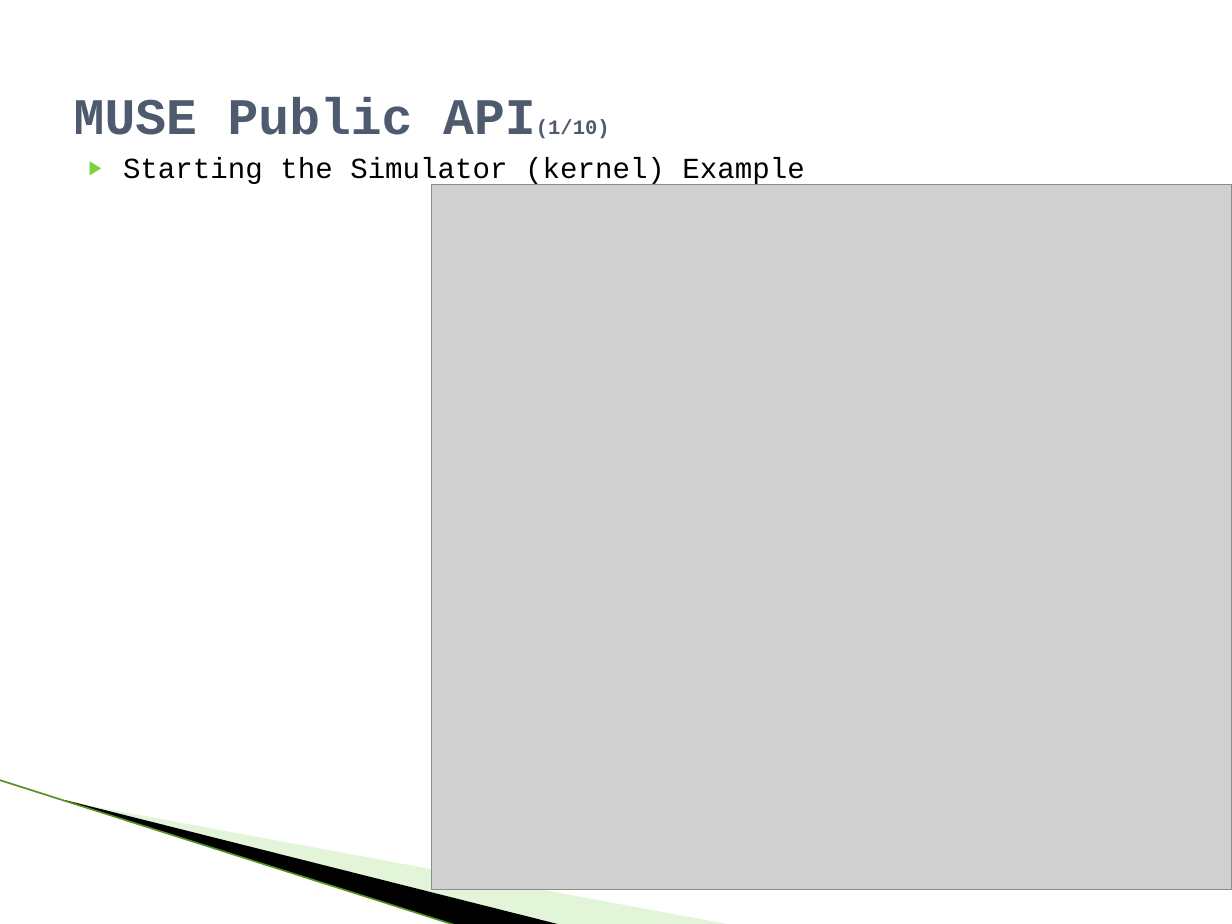
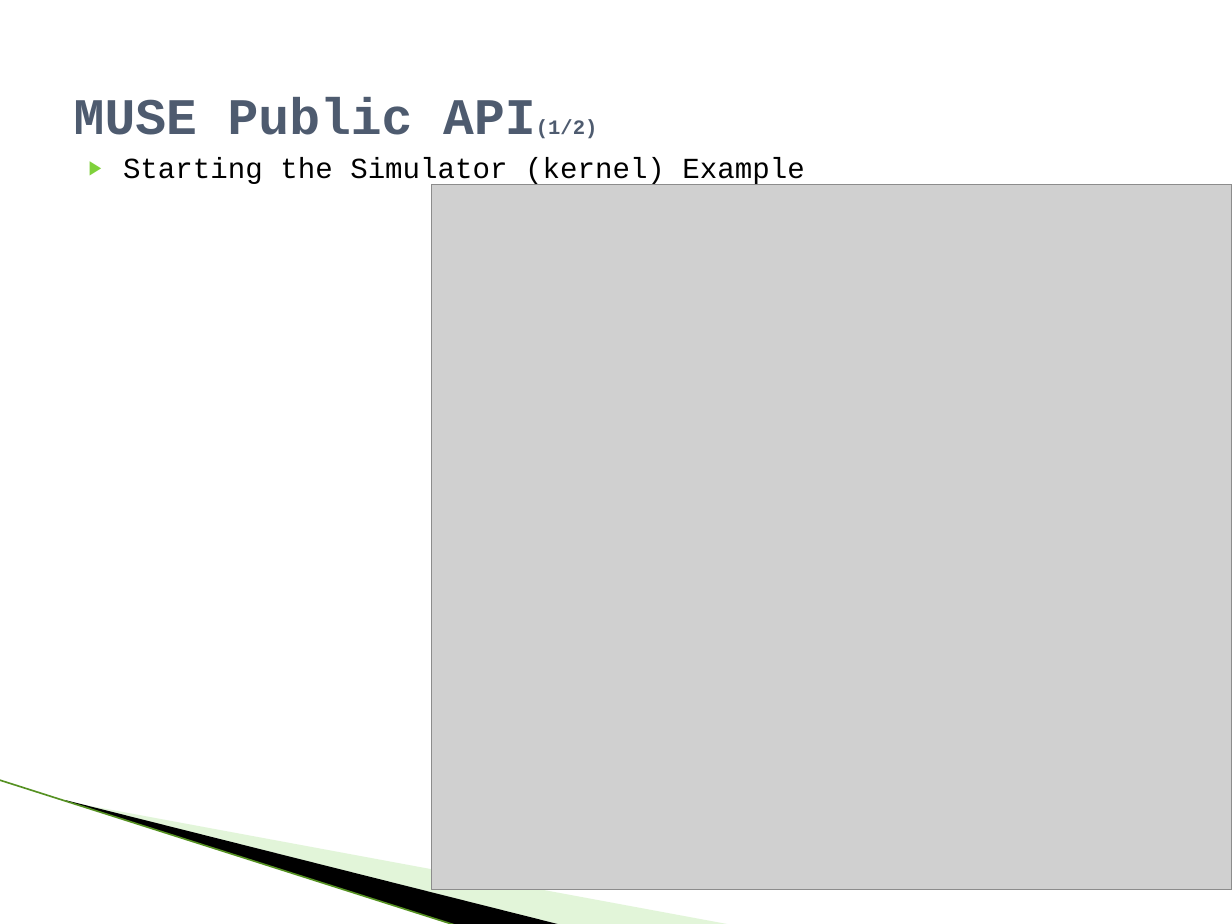
Before and after one commit to raodj/muse, a slide deck: slide 22 of Thesis/MUSE_Defense_presentation.pptx (slide 20 before the commit). Drawn at 1232x924 pixels with LibreOffice and Linux fonts; fonts in the diff are those of the drawing; grey boxes stand for pictures; background and template pictures are left out. Boxes give left, top, right and bottom in pixels: in the first picture for what was removed or moved away, otherwise in the second. Text is boxed around its words. In the diff, an @@ line names an element or a change of style, - is before the commit and + after.

Commit message:
Presentation is complete and typos fixed

```diff
--- a/Thesis/MUSE_Defense_presentation.pptx
+++ b/Thesis/MUSE_Defense_presentation.pptx
@@ title at bbox=[74, 97, 598, 139]: text changed @@
-MUSE Public API(1/10)
+MUSE Public API(1/2)
```
Also in this commit, not shown: 19 other slides changed, 2 slides added.
